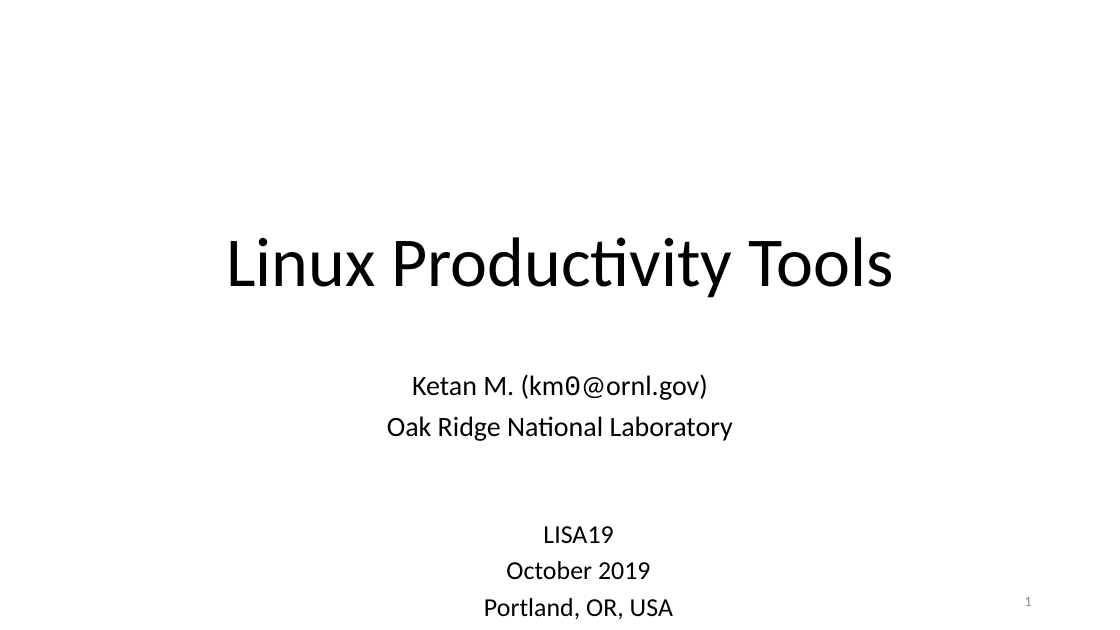
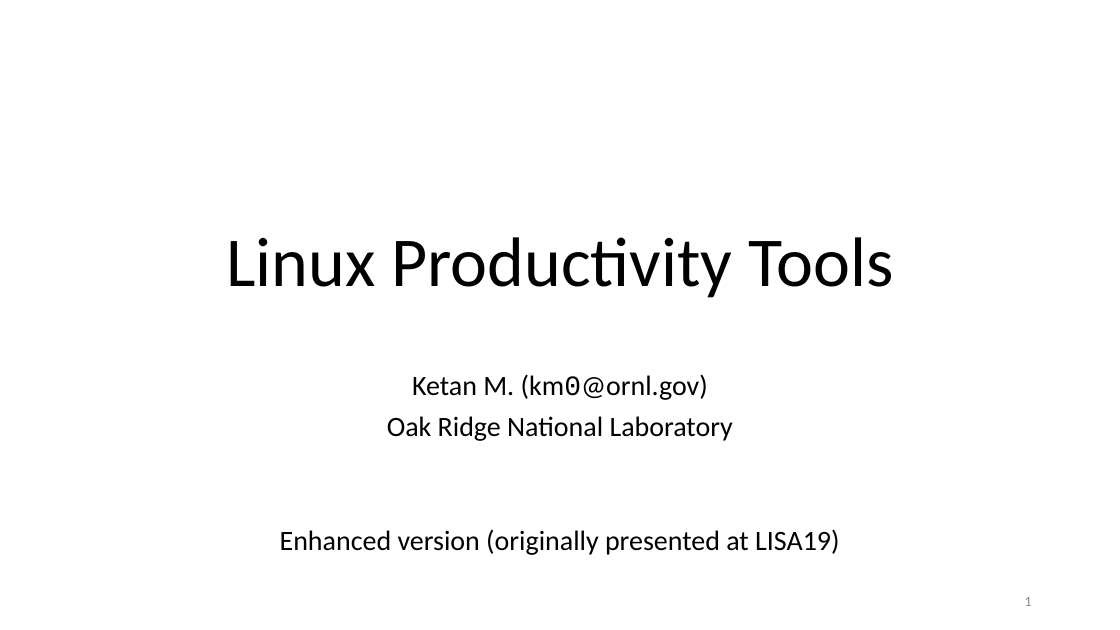
Before and after one commit to ketancmaheshwari/lisa19, a slide deck: slide 1 of lpt_LISA.pptx. Drawn at 1120x630 pixels with LibreOffice and Linux fonts; fonts in the diff are those of the drawing. Boxes give left, top, right and bottom in pixels: in the first picture for what was removed or moved away, otherwise in the second. Text is boxed around its words. In the diff, an @@ line names an element or a change of style, - is before the commit and + after.

```diff
--- a/lpt_LISA.pptx
+++ b/lpt_LISA.pptx
@@ text at box(280, 529, 839, 555): text changed; size 16.6 to 18 pt @@
-LISA19
-October 2019
-Portland, OR, USA
+Enhanced version (originally presented at LISA19)
```
Also in this commit, not shown: 6 other slides changed, 1 slide removed, 1 other file.
